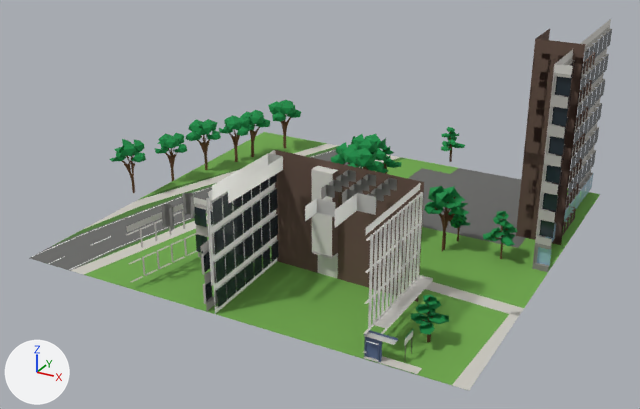
What one commit did to the FBX model unity/KatsushikaCampusDays/Assets/Models/Interiors/greenhouse.fbx.
Before and after are seen from a 50 mm lens placed at (62.0, -112.2, 62.0), pointed at (-1.5, 3.3, 4.3). Arrows for +X, +Y and +Z are at lower left; the lights stay in place. The first picture is the older version. Where no turn or scale is listed for an object, it has been applied to the vertices.

Names of what the first picture shows: 'ext_greenhouse', 'ext_greenhouse_trees'.
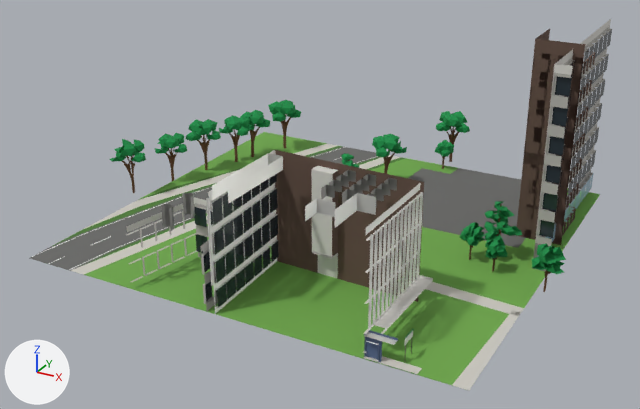
What the commit changed:
me_ext_greenhouse_trees is used by ob_ext_greenhouse_trees; location (0.0, 0.0, 0.0).
me_ext_greenhouse_trees had 2145 vertices, 1479 faces and spanned x -41.1..30.2, y -22.9..44.5, z 0.0..11.2.
me_ext_greenhouse_trees now has 1862 vertices, 1316 faces and spans x -41.1..39.1, y -2.7..46.3, z 0.0..10.0.
me_ext_greenhouse_trees part 1: the loose piece of 9 vertices spanning x 26.4..28.4, y 4.7..7.3, z 4.5..5.3 is scaled about its middle by (1.29, 1.29, 1.17), then moved by (-0.4, -0.2, -0.7).
me_ext_greenhouse_trees part 2: 111 loose pieces with 1062 vertices, spanning x -6.1..30.2, y -22.9..43.2, z 0.0..11.2, are deleted.
me_ext_greenhouse_trees part 3: 7 vertices moved from x -3.6..6.1, y 16.9..42.3, z 0.0..4.8 to x -3.5..6.1, y 16.9..42.3, z 0.0..5.5; 189 vertices removed from x -4.0..8.5, y 16.4..44.5, z 0.0..8.0; 603 vertices added at x -6.6..9.5, y 14.3..46.3, z 0.0..10.0.
me_ext_greenhouse_trees part 4: 32 vertices removed from x 24.9..29.0, y 5.7..10.3, z 2.9..7.3; 397 vertices added at x 21.9..39.1, y -1.8..10.4, z 0.0..9.2.
Other edits to the shape of me_ext_greenhouse_trees do not show in these pictures.

Location of each change, [x1, y1, x2, y2] in pixels of the pictures (640 x 409 px; the box of a moved part takes in the faces that stretch with it):
'ext_greenhouse_trees', reshaped (12% wider, 21% shorter): before [110, 100, 517, 342]; after [110, 100, 566, 292]
part 1 of me_ext_greenhouse_trees, moved or reshaped: before [491, 227, 505, 237]; after [485, 230, 503, 240]
part 2 of me_ext_greenhouse_trees, deleted: before [331, 127, 517, 342]
part 3 of me_ext_greenhouse_trees, reshaped: before [375, 132, 465, 174]; after [341, 111, 470, 174]
part 4 of me_ext_greenhouse_trees, built on: before [483, 214, 515, 241]; after [460, 201, 566, 292]
